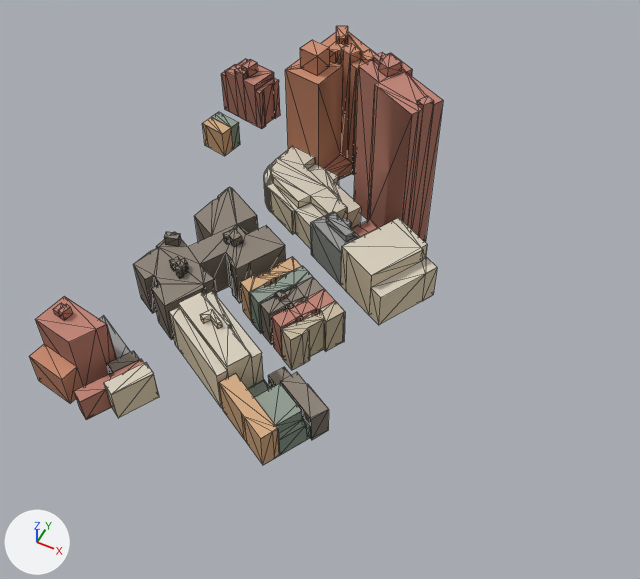
An edit to the glTF model public/models/washington-city/tile-3_-1.glb, drawn before and after from the same camera.
The view is the same before and after, from a 50 mm lens placed at (785.0, -139.0, 292.0), pointed at (676.0, 80.0, 19.0). Arrows for +X, +Y and +Z are at lower left; the lights stay in place. The older version comes first. Mesh edges are drawn as thin lines. Where no turn or scale is listed for an object, it has been applied to the vertices. Vertices at exactly the same position are counted once.

Names of what the first picture shows: 'roof', 'wall'.
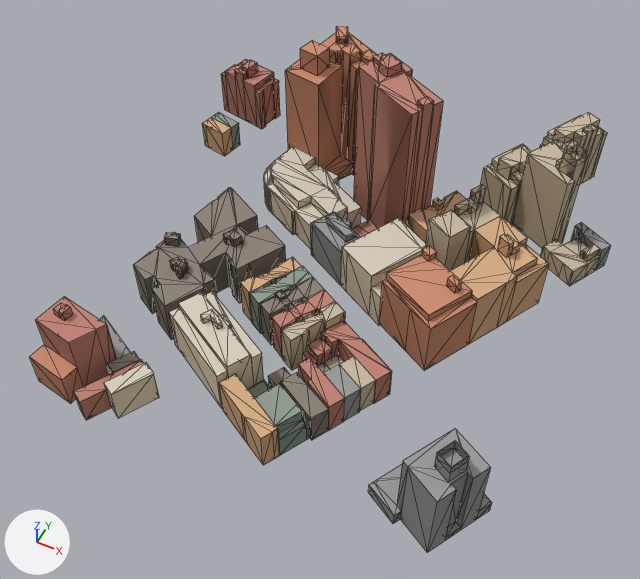
Where the newer file only moved an object's origin or applied its transform, the numbers keep the older frame.

Boxes (x1, y1, x2, y2) around the edits, measured in the pictures (640 x 579 px):
'wall', reshaped (40% wider, 20% taller)
    before: (29, 36, 443, 465)
    after: (29, 36, 611, 552)
'roof', reshaped (40% wider, 23% taller)
    before: (29, 26, 443, 440)
    after: (29, 26, 611, 537)
part 1 of me_mesh_1, added
    after: (434, 451, 470, 482)
part 2 of me_mesh_1, added
    after: (446, 279, 461, 293)
part 3 of me_mesh_1, added (brown)
    after: (298, 120, 611, 552)
part 4 of me_mesh_2, added
    after: (324, 355, 344, 369)
part 5 of me_mesh_2, added
    after: (446, 522, 460, 537)
part 6 of me_mesh_2, added
    after: (433, 198, 443, 205)
part 7 of me_mesh_2, rebuilt
    both: (255, 78, 278, 94)
part 8 of me_mesh_2, rebuilt
    both: (74, 359, 144, 402)
part 9 of me_mesh_2, added (beige)
    after: (299, 112, 611, 516)

The change in detail:
me_mesh_1 is used by ob_wall; location (641.9, 94.2, 44.3).
me_mesh_1 had 1010 vertices, 1024 faces and spanned x -73.0..73.0, y -103.0..103.0, z -41.0..41.0.
me_mesh_1 now has 1573 vertices, 1592 faces and spans x -73.0..135.0, y -103.0..132.0, z -42.0..41.0.
me_mesh_1 part 1: the loose piece of 8 vertices spanning x -15.0..-4.0, y 63.0..73.0, z 19.0..29.0 is copied, and the copy is turned -17.8 degrees about the z axis through its middle and scaled by 0.832, then moved by (124.0, -149.0, -25.0); it spans x 110.0..120.0, y -86.0..-75.0, z -6.0..3.0.
me_mesh_1 part 2: the loose piece of 8 vertices spanning x -15.0..-4.0, y 63.0..73.0, z 19.0..29.0 is copied, and the copy is turned -17.4 degrees about the z axis through its middle and scaled by 0.426, then moved by (96.0, -71.0, -32.0); it spans x 84.0..89.0, y -5.0..0.0, z -10.0..-6.0.
me_mesh_1 part 3: 547 vertices added at x 40.0..135.0, y -94.0..132.0, z -42.0..12.0.
Other edits to the shape of me_mesh_1 do not show in these pictures.
me_mesh_2 is used by ob_roof; location (641.9, 94.2, 46.9).
me_mesh_2 had 663 vertices, 539 faces and spanned x -73.0..73.0, y -103.0..103.0, z -39.0..39.0.
me_mesh_2 now has 1056 vertices, 835 faces and spans x -73.0..135.0, y -103.0..132.0, z -42.0..38.0.
me_mesh_2 part 4: the loose piece of 4 vertices spanning x 33.0..44.0, y -61.0..-50.0, z -36.0 is copied, and the copy is moved by (16.0, 16.0, -2.0); it spans x 49.0..61.0, y -45.0..-34.0, z -38.0.
me_mesh_2 part 5: the loose piece of 4 vertices spanning x 35.0..39.0, y -71.0..-65.0, z -35.0 is copied, and the copy is moved by (83.0, -15.0, -7.0); it spans x 117.0..123.0, y -87.0..-80.0, z -42.0.
me_mesh_2 part 6: the loose piece of 4 vertices spanning x 22.0..28.0, y 57.0..64.0, z 36.0 is copied, and the copy is moved by (36.0, -14.0, -54.0); it spans x 59.0..64.0, y 44.0..49.0, z -18.0.
me_mesh_2 part 7: the loose piece of 8 vertices spanning x -51.0..-45.0, y 82.0..97.0, z -19.0 is rebuilt with 8 vertices and now spans x -51.0..-45.0, y 82.0..97.0, z -20.0.
me_mesh_2 part 8: the loose piece of 8 vertices spanning x -27.0..-8.0, y -103.0..-76.0, z -30.0 is rebuilt with 8 vertices and now spans x -27.0..-8.0, y -103.0..-76.0, z -31.0.
me_mesh_2 part 9: 369 vertices added at x 40.0..135.0, y -94.0..132.0, z -38.0..9.0.
Other edits to the shape of me_mesh_2 do not show in these pictures.
